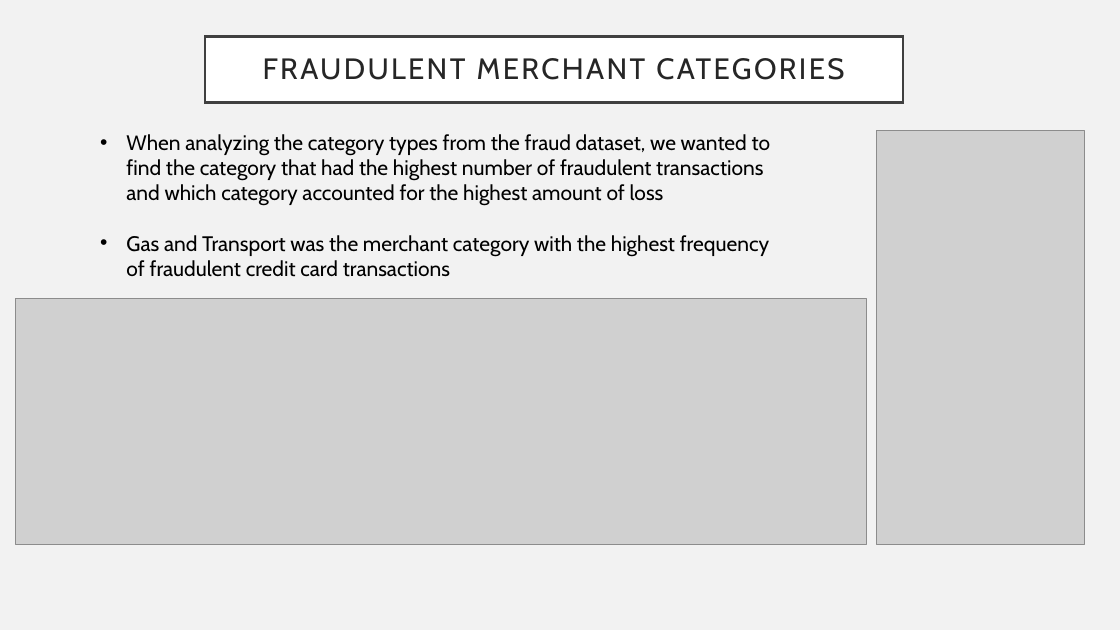
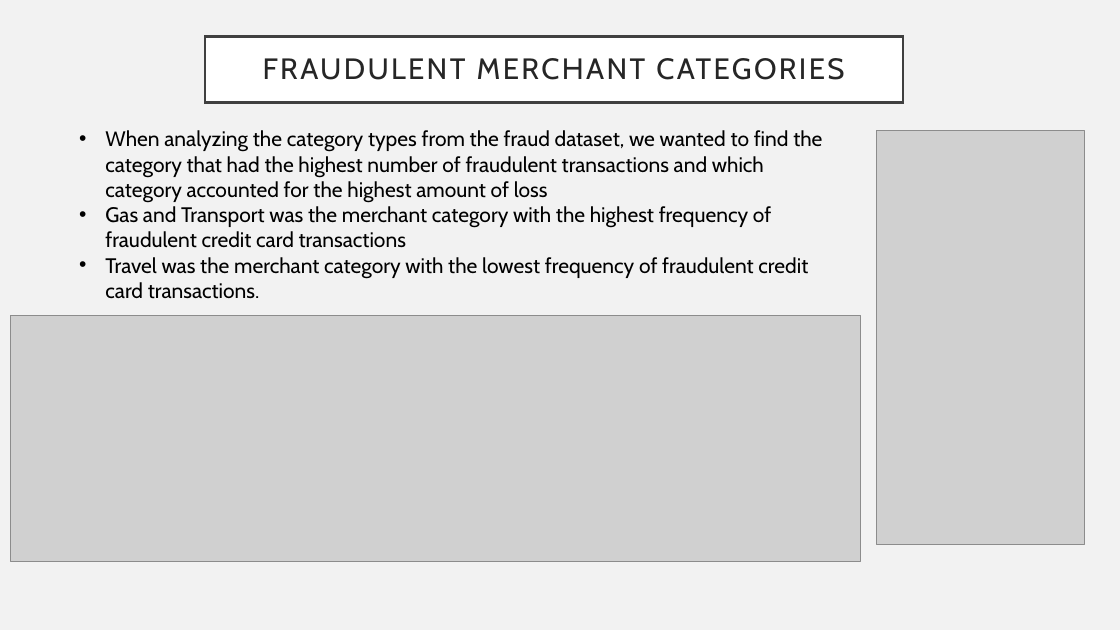
Before and after one commit to Atlkells/Project_1_Group_3, a slide deck: slide 8 of slide_deck_template.pptx. Drawn at 1120x630 pixels with LibreOffice and Linux fonts; fonts in the diff are those of the drawing; grey boxes stand for pictures. Boxes give left, top, right and bottom in pixels: in the first picture for what was removed or moved away, otherwise in the second. Text is boxed around its words. In the diff, an @@ line names an element or a change of style, - is before the commit and + after.

Commit message:
updated deck

```diff
--- a/slide_deck_template.pptx
+++ b/slide_deck_template.pptx
@@ text "When analyzing the category types ...": place and size @@
-text "When analyzing the category types ..." at <box>126,134,771,277</box>
+text "When analyzing the category types ..." at <box>105,130,822,299</box>
@@ text at <box>105,257,808,299</box>: paragraph added @@
+• Travel was the merchant category with the lowest frequency of fraudulent credit card transactions.
@@ picture: place and size @@
-picture at <box>16,298,866,544</box>
+picture at <box>10,315,860,561</box>
```
Also in this commit, not shown: 1 other slide changed.
